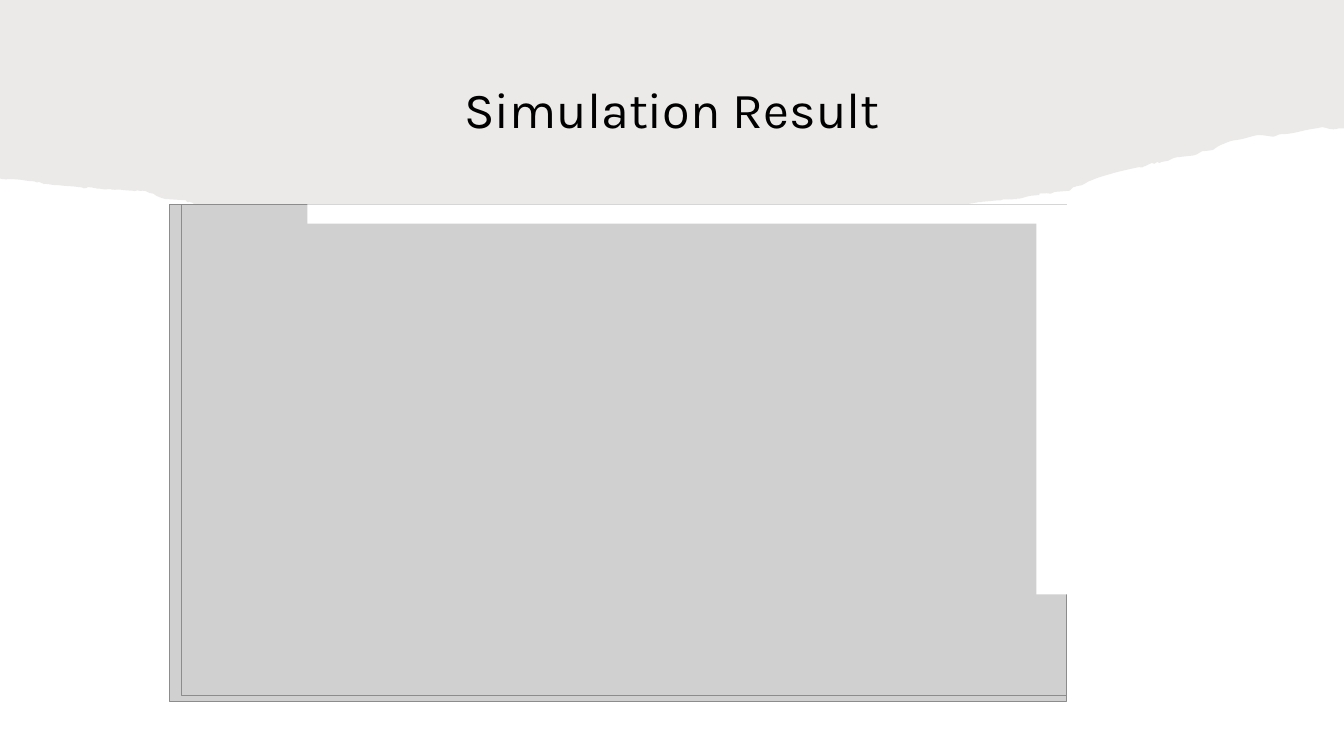
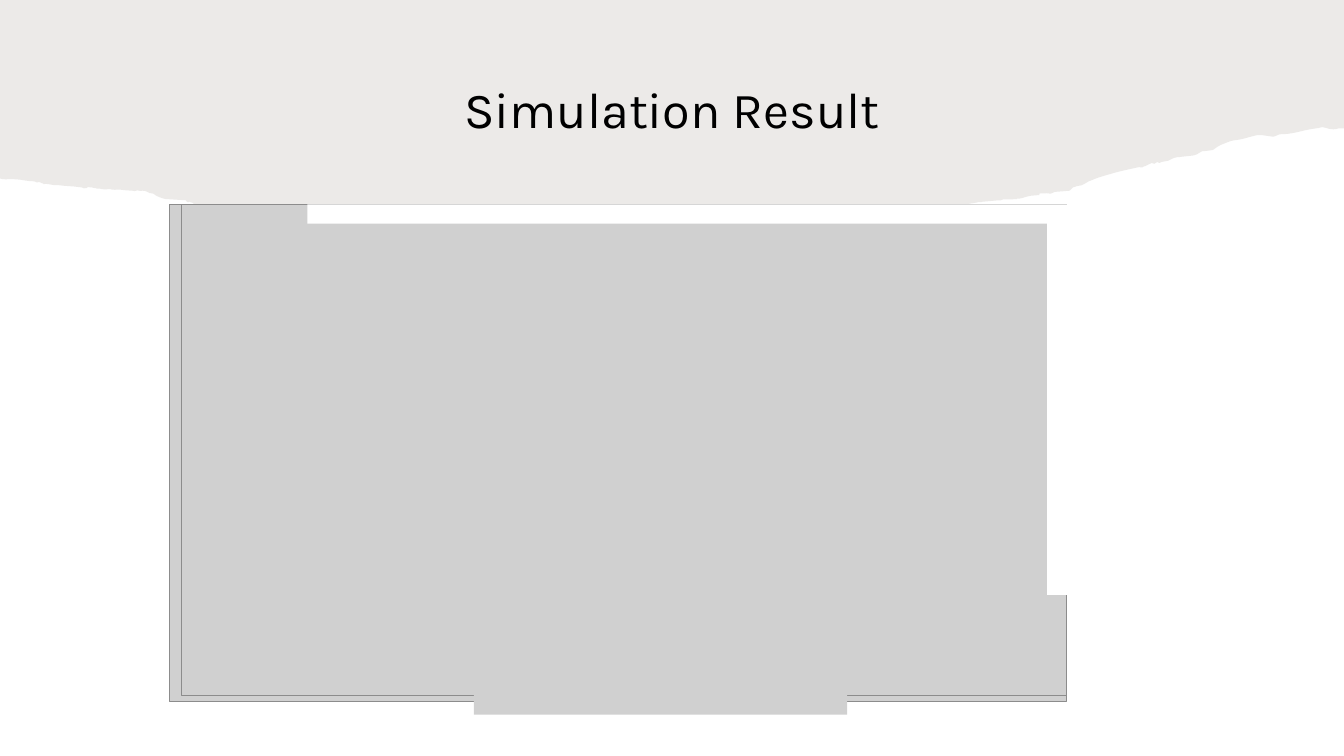
Before and after one commit to HaseebLUMS/Onyx-Presentation, a slide deck: slide 37 of tommy_hotnets_v2.pptx. Drawn at 1344x756 pixels with LibreOffice and Linux fonts; fonts in the diff are those of the drawing; grey boxes stand for pictures. Boxes give left, top, right and bottom in pixels: in the first picture for what was removed or moved away, otherwise in the second. Text is boxed around its words. In the diff, an @@ line names an element or a change of style, - is before the commit and + after.

```diff
--- a/tommy_hotnets_v2.pptx
+++ b/tommy_hotnets_v2.pptx
@@ rectangle: place and size @@
-rectangle at [1037,212,1075,594]
+rectangle at [1047,213,1085,595]
@@ picture added at [474,650,848,715] @@
```
Also in this commit, not shown: 4 other slides changed.
